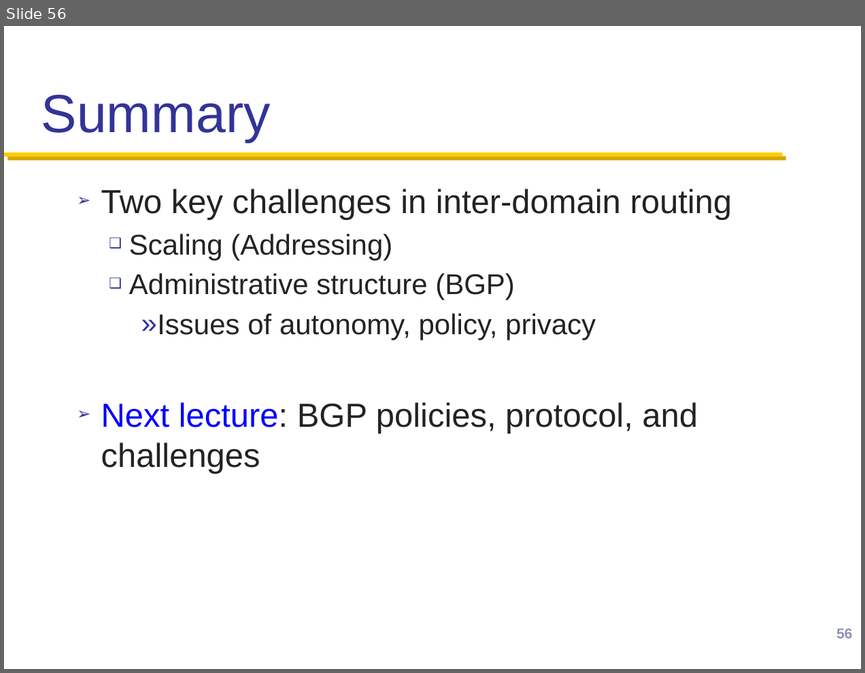
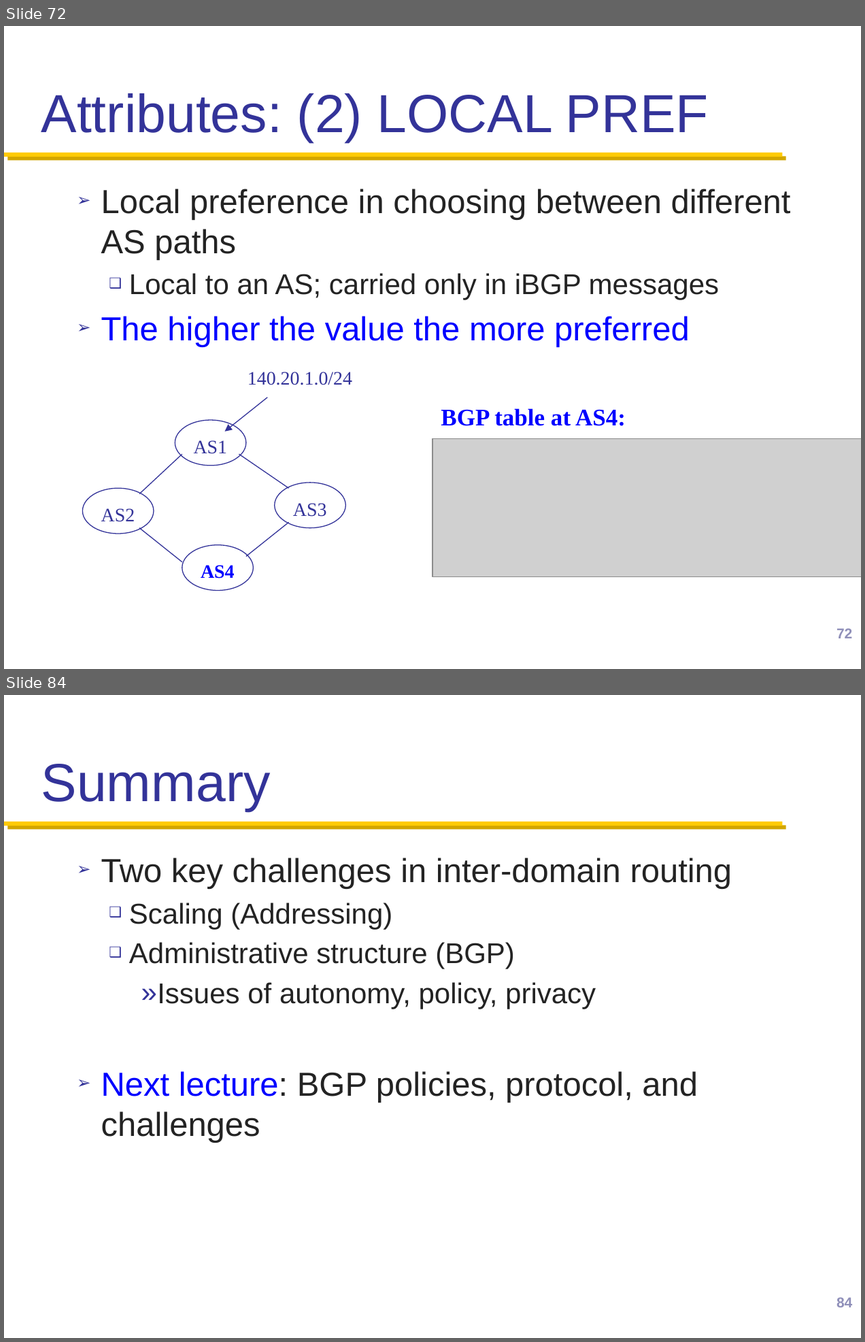
Before and after one commit to henryhxu/CSCI4430-ESTR4120, a slide deck: lec/lec14.pptx. Shown one above the other, each under a label of ours: slide 56 before the commit, slides 72 and 84 after it; the slides between them are not shown. The pictures are 865x673 and 865x1342 pixels, drawn with LibreOffice and Linux fonts; fonts in the diff are those of the drawing; grey boxes stand for pictures; background and template pictures are left out. Boxes give left, top, right and bottom in pixels: in the first picture for what was removed or moved away, otherwise in the second. Text is boxed around its words. In the diff, an @@ line names an element or a change of style, - is before the commit and + after.

```diff
--- a/lec/lec14.pptx
+++ b/lec/lec14.pptx
@@ slide 72 added at (x1=4, y1=26, x2=861, y2=669), background #FFFFFF; not listed: 1 template element that a slide beside it also shows @@
@@ title added at (x1=41, y1=93, x2=708, y2=142), 45 pt, text #333399 @@
+Attributes: (2) LOCAL PREF
@@ text added at (x1=101, y1=189, x2=791, y2=347), 28 pt, text #232323 @@
+➢ Local preference in choosing between different AS paths
+  ❑ Local to an AS; carried only in iBGP messages
+➢ The higher the value the more preferred
@@ group added at (x1=83, y1=371, x2=352, y2=590): 5 texts, 4 ellipses, 4 lines, 1 arrow @@
+AS4
+AS2
+AS3
+AS1
+140.20.1.0/24
@@ text added at (x1=441, y1=408, x2=626, y2=426), 20 pt, text #0000FF, bold @@
+BGP table at AS4:
@@ picture added at (x1=432, y1=438, x2=861, y2=576) @@
@@ page number added at (x1=836, y1=628, x2=852, y2=638), 12 pt, text #9090BA @@
+72
@@ what was slide 56 is now slide 84 @@
@@ page number at (x1=836, y1=1297, x2=852, y2=1307): text changed @@
-56
+84
```
Also in this commit, not shown: 2 slides changed, 27 other slides added.
